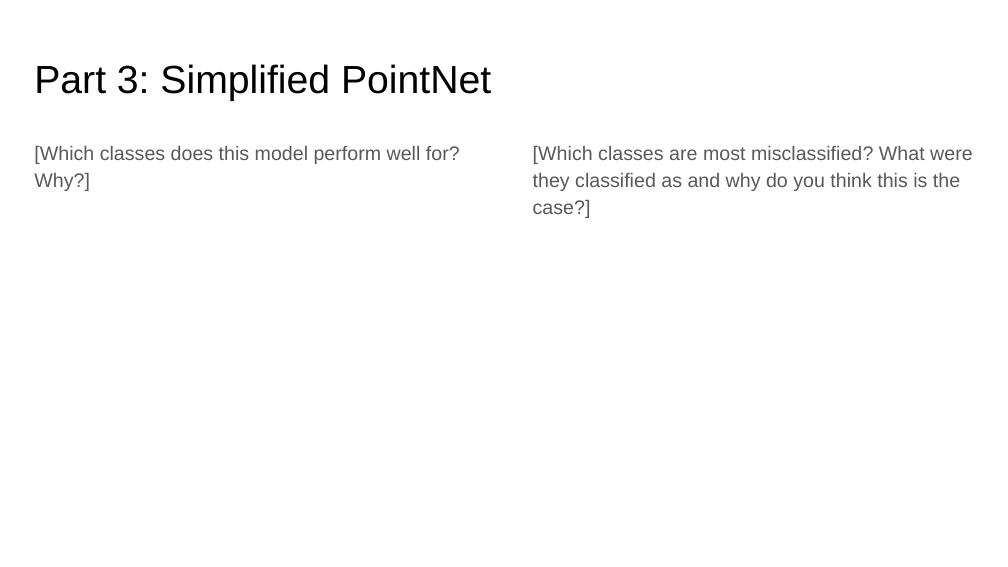
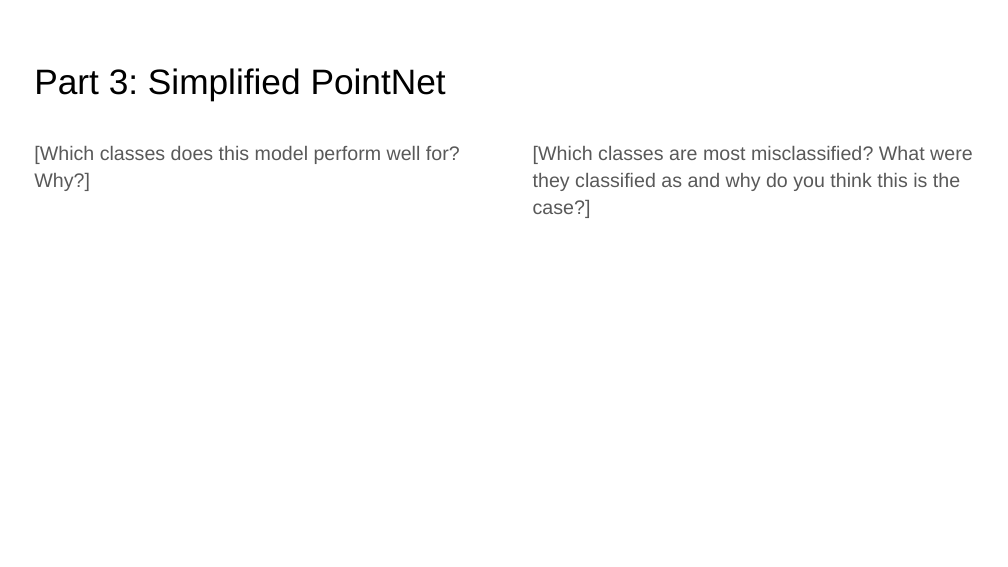
Before and after one commit to anirudh-arunkumar/ComputerVision, a slide deck: slide 5 of project-5-main/docs/proj5_template.pptx. Drawn at 1008x567 pixels with LibreOffice and Linux fonts; fonts in the diff are those of the drawing. Boxes give left, top, right and bottom in pixels: in the first picture for what was removed or moved away, otherwise in the second. Text is boxed around its words. In the diff, an @@ line names an element or a change of style, - is before the commit and + after.

```diff
--- a/project-5-main/docs/proj5_template.pptx
+++ b/project-5-main/docs/proj5_template.pptx
@@ title "Part 3: Simplified PointNet" at [34, 68, 446, 100]: size 28 to 25.2 pt; line spacing 0.9 to 1 @@
```
Also in this commit, not shown: 8 other slides changed, 4 other files.
